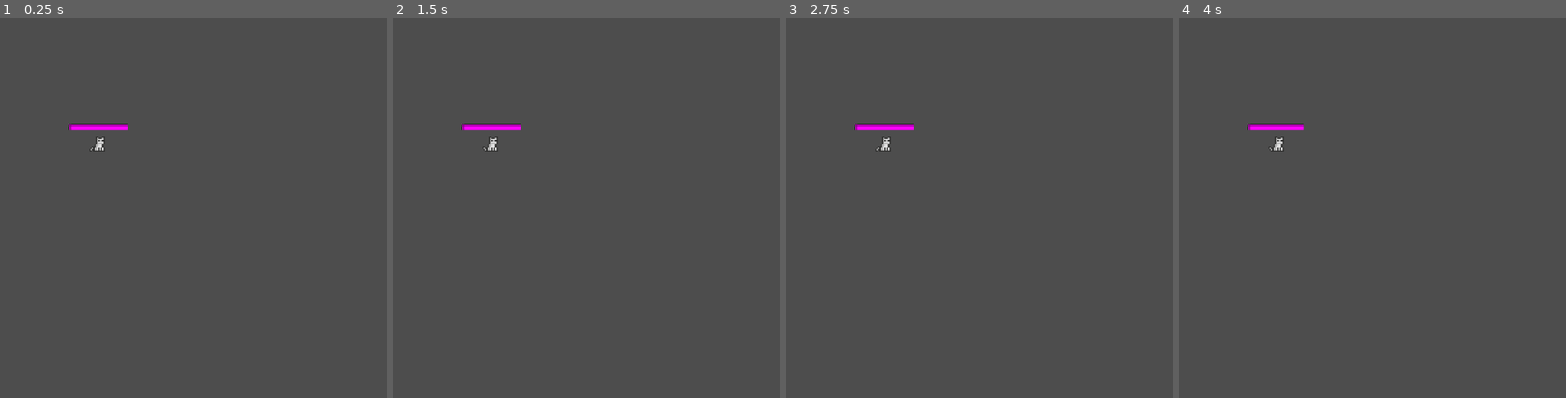
Above: before the commit, frames 1-4 (left to right).
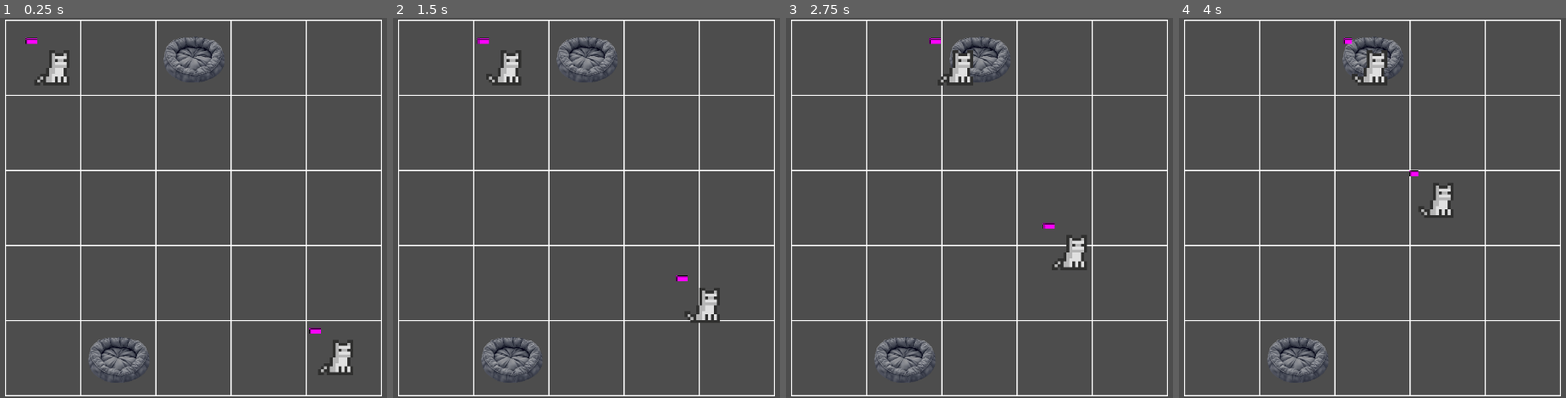
Above: after the commit, the same moments.

Repository: qurreee/cing-care
Game: Godot game, scene res://Scenes/Main.tscn
Same seed, same stepped clock (60 frames per second), same inputs: the game is played once before the commit and once after it. Before the commit the project starts from res://test.tscn.
Inputs (mouse positions are in pixels of both pictures, inside the frame that each line leads up to):
- Up to frame 1 (0.25 s): no input
- Up to frame 2 (1.5 s): drag from (489, 143) to (652, 124) at 0.52 s; drag from (451, 227) to (489, 143) at 1.27 s
- Up to frame 3 (2.75 s): move the mouse to (1045, 124) at 2.02 s; click (1045, 124) at 2.17 s
- Up to frame 4 (4 s): drag from (1337, 284) to (outside the picture) at 2.77 s; move the mouse to (outside the picture) at 3.52 s; click (outside the picture) at 3.67 s

The runs differ from the first frame. In frame 1, 7.8% of the frame differs, in the area x 1-99%, y 0-100%; in frame 2, 7.7%; in frame 3, 7.5%; in frame 4, 7.5%.

Commit message:
Facility, Needs,

Diff:
--- a/cat.tscn
+++ b/Cats/Cat.tscn
@@ -1,11 +1,12 @@
 [gd_scene format=3 uid="uid://bl3g4h7yq5gm7"]
 
-[ext_resource type="Texture2D" uid="uid://b0ywavesvv1pu" path="res://Cat Sprite Sheet.png" id="1_hcucf"]
-[ext_resource type="Script" uid="uid://ch06gkcq3s7gb" path="res://need_component.gd" id="2_52fj1"]
-[ext_resource type="Script" uid="uid://cfb55n21bdrrc" path="res://interaction_component.gd" id="3_6fl1u"]
+[ext_resource type="Texture2D" uid="uid://b0ywavesvv1pu" path="res://Cats/Cat Sprite Sheet.png" id="1_hcucf"]
+[ext_resource type="Script" uid="uid://cylxh8da66epd" path="res://Cats/cat.gd" id="1_mf5uw"]
+[ext_resource type="Script" uid="uid://ch06gkcq3s7gb" path="res://Cats/need_component.gd" id="2_52fj1"]
+[ext_resource type="Script" uid="uid://cfb55n21bdrrc" path="res://Cats/interaction_component.gd" id="3_6fl1u"]
 
 [sub_resource type="CircleShape2D" id="CircleShape2D_2v165"]
-radius = 21.023796
+radius = 64.0
 
 [sub_resource type="AtlasTexture" id="AtlasTexture_52fj1"]
 atlas = ExtResource("1_hcucf")
@@ -47,13 +48,14 @@
 size = Vector2(100, 10)
 
 [node name="Cat" type="CharacterBody2D" unique_id=1164465714]
+script = ExtResource("1_mf5uw")
 
 [node name="CollisionShape2D" type="CollisionShape2D" parent="." unique_id=1210123214]
 shape = SubResource("CircleShape2D_2v165")
 
 [node name="AnimatedSprite2D" type="AnimatedSprite2D" parent="." unique_id=672151596]
 position = Vector2(0, -13)
-scale = Vector2(2.140625, 2.140625)
+scale = Vector2(5, 5)
 sprite_frames = SubResource("SpriteFrames_2hdoq")
 animation = &"idle"
 autoplay = "idle"
--- /dev/null
+++ b/Cats/cat.gd
@@ -0,0 +1,71 @@
+extends CharacterBody2D
+class_name Cat
+
+var current_facility: Facility = null
+var target_cell: Vector2
+
+var MOVE_SPEED: float = 80.0
+var is_moving: bool = false
+
+
+
+var state: State = State.IDLE
+enum State {
+	IDLE,
+	WALKING,
+	USING_FACILITY,
+	UNHAPPY
+}
+
+var prev_need: Enums.Needs = Enums.Needs.FREE
+var current_need: Enums.Needs
+
+var need_weights : Dictionary[Enums.Needs, float]= {
+	Enums.Needs.FOOD: 10.0,
+	Enums.Needs.WATER: 1.0,
+	Enums.Needs.SLEEP: 10.0,
+	Enums.Needs.PLAY: 1.0
+}
+
+func think(grid_manager: GridManager) -> void:
+	get_weighted_need()
+	var target :Array = grid_manager.get_facilities_by_type(current_need)
+	print(target)
+
+	if target:
+		move_to(grid_manager.get_cell_center(target[0].cell))
+
+func move_to(cell: Vector2) -> void:
+	target_cell = cell
+	is_moving = true
+	state = State.WALKING
+
+func _process(delta: float) -> void:
+	if is_moving:
+		position = position.move_toward(target_cell, MOVE_SPEED * delta)
+		if position.is_equal_approx(target_cell):
+			is_moving = false
+			state = State.IDLE
+			on_arrived()
+
+func on_arrived() -> void:
+	state = State.USING_FACILITY
+
+
+func get_weighted_need() -> void:
+	var total_weight := 0.0
+
+	for w in need_weights.values():
+		total_weight += w
+
+	var roll = randf() * total_weight
+	var cumulative := 0.0
+
+	for need in need_weights:
+		cumulative += need_weights[need]
+
+		if roll <= cumulative:
+			prev_need = current_need
+			current_need = need
+			return
+	print(current_need)
--- a/need_component.gd
+++ b/Cats/need_component.gd
@@ -1,7 +1,7 @@
 extends Node2D
 class_name NeedComponent
 
-var hunger : int = 100
+var hunger : int = 20
 var MAX_HUNGER : int = 100
 var DECAY : int = 5
 
--- /dev/null
+++ b/Globals/enums.gd
@@ -0,0 +1,10 @@
+extends Node
+
+enum Needs {
+	FREE,
+	FOOD,
+	WATER,
+	SLEEP,
+	PLAY,
+
+}
--- /dev/null
+++ b/Globals/game_manager.gd
@@ -0,0 +1,21 @@
+extends Node
+
+#facility unlocked
+const DEFAULT_FACILITIES: Dictionary[String, bool] = {
+	"cat_bed": true,
+	"feeding_station": true,
+	"water_fountain": false,
+	"scratching_post": false,
+}
+
+var owned_facilities: Dictionary[String, bool]
+
+func _ready() -> void:
+	owned_facilities = DEFAULT_FACILITIES.duplicate()
+
+	#debug
+	#for k in owned_facilities:
+		#print("game manager", k, owned_facilities[k])
+
+func is_facility_owned(facility_id: String) -> bool:
+	return owned_facilities.get(facility_id, false)
--- /dev/null
+++ b/Scenes/Facilities/Facility.tscn
@@ -0,0 +1,21 @@
+[gd_scene format=3 uid="uid://rnpm102tnrx3"]
+
+[ext_resource type="Texture2D" uid="uid://rgly7xd67slh" path="res://Assets/catbed.png" id="1_1iksg"]
+[ext_resource type="Script" uid="uid://1pj8rik5x7uq" path="res://Scenes/Facilities/facility.gd" id="1_vnknr"]
+
+[sub_resource type="RectangleShape2D" id="RectangleShape2D_rx6um"]
+size = Vector2(256, 256)
+
+[node name="Facility" type="Node2D" unique_id=678339485]
+script = ExtResource("1_vnknr")
+
+[node name="Sprite2D" type="Sprite2D" parent="." unique_id=648991259]
+scale = Vector2(0.35312498, 0.34684727)
+texture = ExtResource("1_1iksg")
+
+[node name="Area2D" type="Area2D" parent="." unique_id=774266148]
+scale = Vector2(0.43055555, 0.43055555)
+
+[node name="CollisionShape2D" type="CollisionShape2D" parent="Area2D" unique_id=939686133]
+scale = Vector2(0.9999998, 0.9999998)
+shape = SubResource("RectangleShape2D_rx6um")
--- /dev/null
+++ b/Scenes/Facilities/FacilityDatas/catbed.tres
@@ -0,0 +1,10 @@
+[gd_resource type="Resource" script_class="FacilityData" format=3 uid="uid://d1m184q5y7tv1"]
+
+[ext_resource type="Script" uid="uid://ct72lyy22rdg" path="res://Scenes/Facilities/facility_data.gd" id="1_q8l01"]
+
+[resource]
+script = ExtResource("1_q8l01")
+id = "cat_bed"
+facility_name = "Cat Bed"
+type = 3
+metadata/_custom_type_script = "uid://ct72lyy22rdg"
--- /dev/null
+++ b/Scenes/Facilities/FacilityDatas/feeding_station.tres
@@ -0,0 +1,10 @@
+[gd_resource type="Resource" script_class="FacilityData" format=3 uid="uid://dbj1iiv3vvbc1"]
+
+[ext_resource type="Script" uid="uid://ct72lyy22rdg" path="res://Scenes/Facilities/facility_data.gd" id="1_d4bcu"]
+
+[resource]
+script = ExtResource("1_d4bcu")
+id = "feeding_station"
+facility_name = "Feeding Station"
+type = 1
+metadata/_custom_type_script = "uid://ct72lyy22rdg"
--- /dev/null
+++ b/Scenes/Facilities/facility.gd
@@ -0,0 +1,13 @@
+extends Node2D
+class_name Facility
+
+@export var data: FacilityData
+var cell: Vector2i
+
+
+func _ready() -> void:
+	pass
+
+func setup(facility_data: FacilityData, facility_cell: Vector2i) -> void:
+	data = facility_data
+	cell = facility_cell
--- /dev/null
+++ b/Scenes/Facilities/facility_data.gd
@@ -0,0 +1,7 @@
+extends Resource
+class_name FacilityData
+
+@export var id: String
+@export var facility_name: String
+#export stat change type
+@export var type: Enums.Needs
--- /dev/null
+++ b/Scenes/GridManager.tscn
@@ -0,0 +1,6 @@
+[gd_scene format=3 uid="uid://cx0s2nut0ha66"]
+
+[ext_resource type="Script" uid="uid://cqnjhvyobqkcr" path="res://Scenes/grid_manager.gd" id="1_cj8jd"]
+
+[node name="GridManager" type="Node2D" unique_id=1617946444]
+script = ExtResource("1_cj8jd")
--- /dev/null
+++ b/Scenes/Main.tscn
@@ -0,0 +1,30 @@
+[gd_scene format=3 uid="uid://qdjhlxm4jwr5"]
+
+[ext_resource type="Script" uid="uid://b04gylem30a7v" path="res://Scenes/main.gd" id="1_idj7w"]
+[ext_resource type="PackedScene" uid="uid://cx0s2nut0ha66" path="res://Scenes/GridManager.tscn" id="1_r150o"]
+[ext_resource type="Script" uid="uid://ct72lyy22rdg" path="res://Scenes/Facilities/facility_data.gd" id="2_kln2b"]
+[ext_resource type="Resource" uid="uid://dbj1iiv3vvbc1" path="res://Scenes/Facilities/FacilityDatas/feeding_station.tres" id="3_rgh2o"]
+[ext_resource type="Resource" uid="uid://d1m184q5y7tv1" path="res://Scenes/Facilities/FacilityDatas/catbed.tres" id="4_pbw6q"]
+[ext_resource type="Script" uid="uid://b5j5r6h8dkuac" path="res://UI/camera_2d.gd" id="6_v1gob"]
+[ext_resource type="Script" uid="uid://b3w3tmcry2ng1" path="res://Scenes/facility_manager.gd" id="7_bmxlf"]
+[ext_resource type="PackedScene" uid="uid://bl3g4h7yq5gm7" path="res://Cats/Cat.tscn" id="7_jw32o"]
+[ext_resource type="PackedScene" uid="uid://rnpm102tnrx3" path="res://Scenes/Facilities/Facility.tscn" id="8_50glp"]
+[ext_resource type="Script" uid="uid://3804oy6hiww" path="res://Scenes/cat_manager.gd" id="9_vy5pj"]
+
+[node name="Main" type="Node2D" unique_id=1146822521]
+script = ExtResource("1_idj7w")
+
+[node name="GridManager" parent="." unique_id=1617946444 instance=ExtResource("1_r150o")]
+show_debug = true
+
+[node name="FacilityManager" type="Node2D" parent="." unique_id=1830920807]
+script = ExtResource("7_bmxlf")
+facilities = Array[ExtResource("2_kln2b")]([ExtResource("3_rgh2o"), ExtResource("4_pbw6q")])
+facility_scene = ExtResource("8_50glp")
+
+[node name="Camera2D" type="Camera2D" parent="." unique_id=405965849]
+script = ExtResource("6_v1gob")
+
+[node name="CatManager" type="Node2D" parent="." unique_id=1765479745]
+script = ExtResource("9_vy5pj")
+cat_scene = ExtResource("7_jw32o")
--- /dev/null
+++ b/Scenes/cat_manager.gd
@@ -0,0 +1,33 @@
+extends Node2D
+class_name CatManager
+
+@export var cats: Array[Cat] =[]
+@export var cat_scene: PackedScene
+
+@onready var grid_manager: GridManager = $"../GridManager"
+
+func _ready() -> void:
+	for i in 2:
+		var new_cat = cat_scene.instantiate()
+		add_child(new_cat)
+		cats.append(new_cat)
+		place_cat(new_cat)
+
+	cat_action()
+
+func place_cat(cat: Cat) -> void:
+	var cell = grid_manager.rand_cell()
+
+	var pos = grid_manager.get_cell_center(cell)
+	cat.position = pos
+
+func _test_move() -> void:
+	for cell in grid_manager.grid:
+		var facility = grid_manager.grid[cell]
+		if facility.data.id == "feeding_station":
+			cats[0].move_to(grid_manager.get_cell_center(facility.cell))
+			return
+
+func cat_action() -> void:
+	for c in cats:
+		c.think(grid_manager)
--- /dev/null
+++ b/Scenes/facility_manager.gd
@@ -0,0 +1,28 @@
+extends Node2D
+class_name FacilityManager
+
+@export var facilities: Array[FacilityData]
+var owned_facilities: Array[FacilityData]
+@export var facility_scene: PackedScene
+@onready var grid_manager: GridManager = $"../GridManager"
+
+
+func _ready() -> void:
+	for facility in facilities:
+		if GameManager.is_facility_owned(facility.id):
+			owned_facilities.append(facility)
+
+	for f in owned_facilities:
+		place_facility(f)
+
+
+func place_facility(facility: FacilityData) -> void:
+	var cell = grid_manager.rand_cell()
+	while not grid_manager.is_cell_free(cell):
+		cell = grid_manager.rand_cell()
+
+	var instance: Facility = facility_scene.instantiate()
+	add_child(instance)
+	instance.setup(facility, cell)
+	grid_manager.place_facility(cell, instance)
+	print("placed facilty ", facility.facility_name, " ", cell)
--- /dev/null
+++ b/Scenes/grid_manager.gd
@@ -0,0 +1,112 @@
+extends Node2D
+class_name GridManager
+
+var grid: Dictionary[Vector2i, Facility] = {}
+
+var GRID_SIZE: Vector2i = Vector2i(5, 5)
+var CELL_SIZE: int = 128
+var GRID_ORIGIN: Vector2 = Vector2(200,100)
+@export var show_debug: bool = false
+
+func _ready() -> void:
+	#debug()
+	center_grid()
+	queue_redraw()
+
+
+func _unhandled_input(event: InputEvent) -> void:
+	if event is InputEventMouseButton:
+		if event.pressed and event.button_index == MOUSE_BUTTON_LEFT:
+			var cell = get_cell_from_mouse()
+
+			if not is_inside_grid(cell):
+				return
+
+			if grid.has(cell):
+				print("facility exist ", grid[cell].data.facility_name)
+			else:
+				print("empty")
+
+
+			print("Cell : ", cell)
+
+func is_cell_free(cell: Vector2i) -> bool:
+	return not grid.has(cell)
+
+func place_facility(cell: Vector2i, facility: Facility) -> void:
+	if not is_cell_free(cell):
+		print("cell occupied, ", cell)
+
+	grid[cell] = facility
+	var pos = get_cell_center(cell)
+	grid[cell].position = pos
+
+
+func move_facility() -> void:
+	pass
+
+func get_cell_from_mouse():
+	var mouse_pos = get_global_mouse_position()
+	var local = mouse_pos - GRID_ORIGIN
+
+	return Vector2i(int
+	(local.x / CELL_SIZE),
+	(local.y / CELL_SIZE)
+	)
+
+func _draw() -> void:
+	if not show_debug:
+		return
+
+	for x in GRID_SIZE.x:
+		for y in GRID_SIZE.y:
+			var pos = GRID_ORIGIN + Vector2(x, y) * CELL_SIZE
+			var rect = Rect2(pos, Vector2(CELL_SIZE, CELL_SIZE))
+
+			draw_rect(rect, Color.WHITE, false, 2.0)
+
+
+
+func grid_to_world(pos: Vector2i) -> Vector2:
+	return GRID_ORIGIN +  Vector2(pos) * CELL_SIZE
+
+func world_to_grid(pos: Vector2) -> Vector2i:
+	var local = pos - GRID_ORIGIN
+	return Vector2i(floor(local / CELL_SIZE))
+
+func center_grid() -> void:
+	var viewport_size = get_viewport_rect().size
+	var grid_pixel_size = Vector2(GRID_SIZE) * CELL_SIZE
+	GRID_ORIGIN = (viewport_size - grid_pixel_size) / 2
+
+func get_cell_center(cell: Vector2i) -> Vector2:
+	var pos = grid_to_world(cell)
+	var x = pos.x + 0.5 * CELL_SIZE
+	var y = pos.y + 0.5 * CELL_SIZE
+	return Vector2(x,y)
+
+func get_bounds() -> Array:
+	var min_bound := GRID_ORIGIN
+	var max_bound := GRID_ORIGIN + (Vector2(GRID_SIZE) * CELL_SIZE)
+	return [min_bound, max_bound]
+
+func is_inside_grid(cell: Vector2i) -> bool:
+	return cell.x >= 0 and cell.y >= 0 \
+	and cell.x < GRID_SIZE.x \
+	and cell.y < GRID_SIZE.y
+
+func rand_cell() -> Vector2i:
+	var x = randi_range(0, GRID_SIZE.x -1)
+	var y = randi_range(0, GRID_SIZE.y -1)
+
+	return Vector2i(x,y)
+
+func get_facilities_by_type(type: Enums.Needs) -> Array:
+	var result: Array = []
+
+	for cell in grid:
+		var facility = grid[cell]
+		if facility.data.type == type:
+			result.append(facility)
+
+	return result
--- /dev/null
+++ b/Scenes/main.gd
@@ -0,0 +1,6 @@
+extends Node2D
+
+@onready var grid_manager: GridManager = $GridManager
+
+func _ready() -> void:
+	pass
--- /dev/null
+++ b/UI/camera_2d.gd
@@ -0,0 +1,55 @@
+extends Camera2D
+
+
+@onready var grid_manager: GridManager = $"../GridManager"
+
+var zoom_speed: float = 0.1
+var zoom_min: float = 0.7
+var zoom_max: float = 1.5
+
+var drag_sensitivity: float = 1.0
+var padding: float = 1000.0  # how far camera can move from grid center
+
+var grid_center: Vector2
+
+
+func _ready() -> void:
+	update_grid_center()
+	position = grid_center
+
+
+func update_grid_center() -> void:
+	if grid_manager == null:
+		return
+
+	var origin = grid_manager.GRID_ORIGIN
+	var size = grid_manager.GRID_SIZE
+	var cell = grid_manager.CELL_SIZE
+
+	grid_center = origin + Vector2(size) * cell * 0.5
+
+
+func _unhandled_input(event: InputEvent) -> void:
+	# Drag with middle mouse
+	if event is InputEventMouseMotion and Input.is_mouse_button_pressed(MOUSE_BUTTON_MIDDLE):
+		position -= event.relative * drag_sensitivity / zoom
+		clamp_camera()
+
+	# Zoom with scroll
+	if event is InputEventMouseButton and event.pressed:
+		if event.button_index == MOUSE_BUTTON_WHEEL_DOWN:
+			zoom *= 0.9
+		elif event.button_index == MOUSE_BUTTON_WHEEL_UP:
+			zoom *= 1.1
+
+		zoom = zoom.clamp(
+			Vector2(zoom_min, zoom_min),
+			Vector2(zoom_max, zoom_max)
+		)
+
+		clamp_camera()
+
+
+func clamp_camera() -> void:
+	position.x = clamp(position.x, grid_center.x - padding, grid_center.x + padding)
+	position.y = clamp(position.y, grid_center.y - padding, grid_center.y + padding)
--- a/project.godot
+++ b/project.godot
@@ -11,9 +11,14 @@
 [application]
 
 config/name="CingCare"
-run/main_scene="uid://3ohdtlcsw15b"
+run/main_scene="uid://qdjhlxm4jwr5"
 config/features=PackedStringArray("4.6", "GL Compatibility")
 config/icon="res://icon.svg"
+
+[autoload]
+
+GameManager="*uid://w3bhmlymi4l3"
+Enums="*uid://detxd7cn4phbf"
 
 [physics]
 
--- a/test.tscn
+++ b/test.tscn
@@ -1,8 +1,12 @@
 [gd_scene format=3 uid="uid://3ohdtlcsw15b"]
 
-[ext_resource type="PackedScene" uid="uid://bl3g4h7yq5gm7" path="res://cat.tscn" id="1_37kl0"]
+[ext_resource type="PackedScene" uid="uid://bl3g4h7yq5gm7" path="res://Cats/Cat.tscn" id="1_37kl0"]
+[ext_resource type="PackedScene" uid="uid://cx0s2nut0ha66" path="res://Scenes/GridManager.tscn" id="2_8uh7m"]
 
 [node name="Test" type="Node2D" unique_id=1514850594]
 
 [node name="Cat" parent="." unique_id=1164465714 instance=ExtResource("1_37kl0")]
 position = Vector2(414, 215)
+
+[node name="GridManager" parent="." unique_id=1617946444 instance=ExtResource("2_8uh7m")]
+position = Vector2(574, 317)
Binary file added: Assets/catbed.png
Not shown, added: Assets/catbed.png.import
Binary file added: Assets/catfood.png
Not shown, changed: Assets/catfood.png.import
Renamed: Cat Sprite Sheet.png -> Cats/Cat Sprite Sheet.png
Not shown, changed: Cats/Cat Sprite Sheet.png.import
Not shown, added: Cats/cat.gd.uid
Renamed: interaction_component.gd -> Cats/interaction_component.gd
Renamed: interaction_component.gd.uid -> Cats/interaction_component.gd.uid
Renamed: need_component.gd.uid -> Cats/need_component.gd.uid
Not shown, added: Globals/enums.gd.uid
Not shown, added: Globals/game_manager.gd.uid
(and 11 more such lines)
